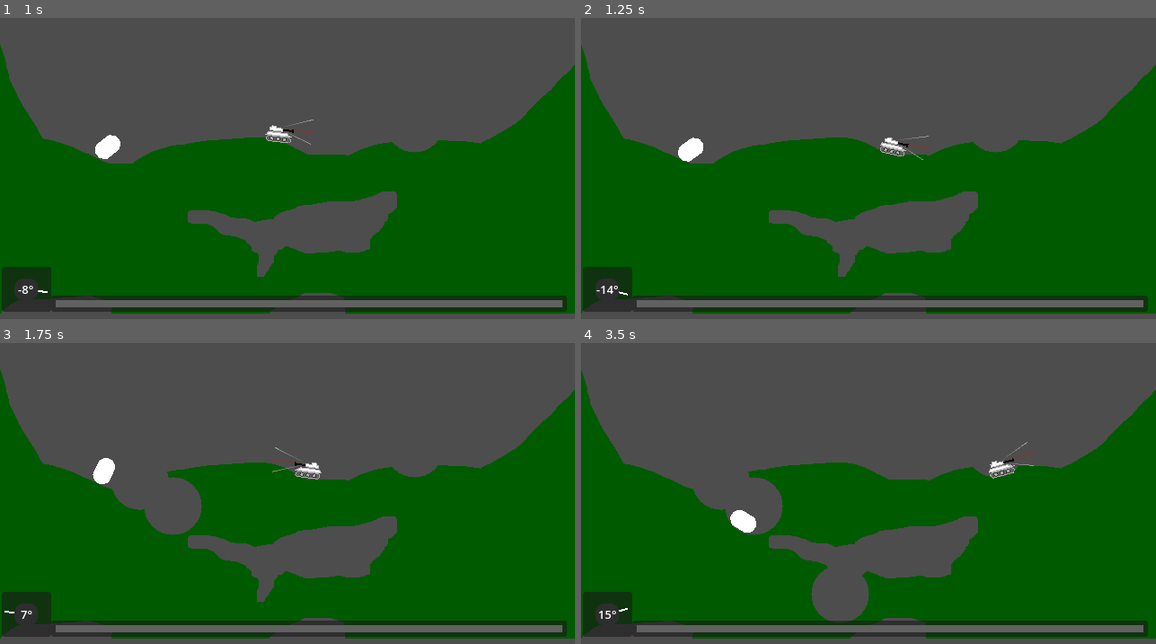
Above: before the commit, frames 1-4 (two rows, left to right).
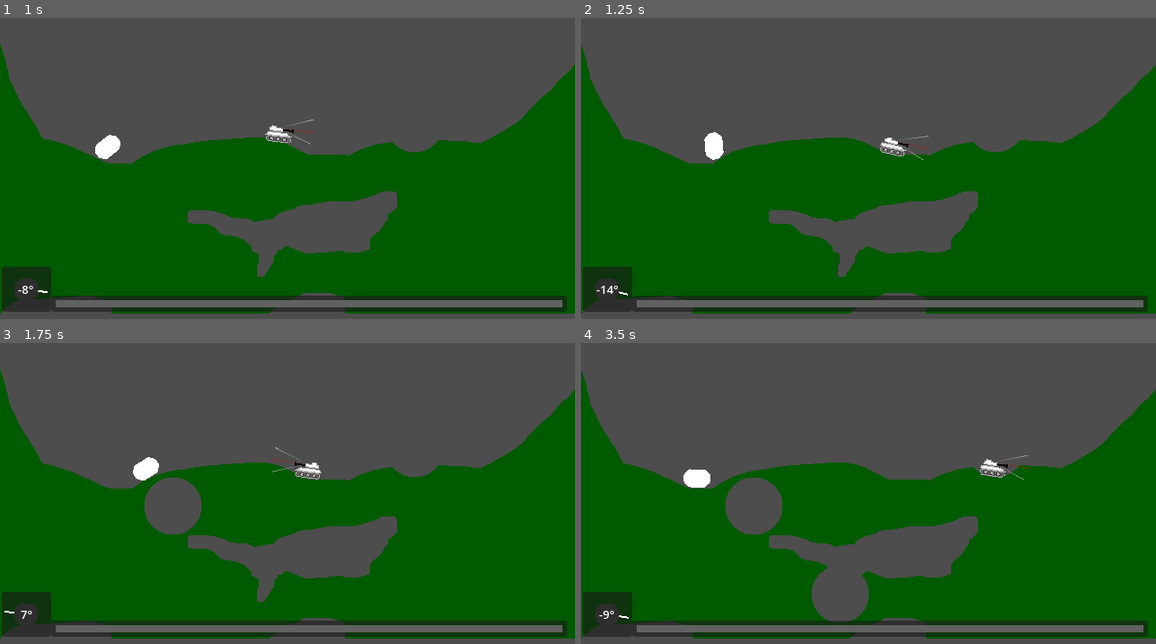
Above: after the commit, the same moments.

Repository: romaindurand/balistica
Game: Godot game, scene res://scenes/game.tscn
The game is run twice, just before and just after one commit, with the same random seed, the same clock (stepped at 60 frames per second) and the same inputs.
Inputs (mouse positions are in pixels of both pictures, inside the frame that each line leads up to):
- Up to frame 1 (1 s): move the mouse to (414, 123) at 0.52 s; hold Right (move_right) from 0.53 s (still down); tap Down (aim_down) at 0.6 s; click (414, 123) at 0.67 s
- Up to frame 2 (1.25 s): keep holding Right (move_right)
- Up to frame 3 (1.75 s): move the mouse to (172, 505) at 1.27 s; release Right (move_right) at 1.28 s; hold Left (move_left) from 1.28 s (still down); tap Up (aim_up) at 1.35 s; click (172, 505) at 1.42 s
- Up to frame 4 (3.5 s): move the mouse to (926, 349) at 2.02 s; release Left (move_left) at 2.03 s; hold Right (move_right) from 2.03 s (still down); tap Down (aim_down) at 2.1 s; click (926, 349) at 2.17 s; move the mouse to (839, 592) at 2.77 s; tap Up (aim_up) at 2.85 s; click (839, 592) at 2.92 s

Frame 1 is identical in both runs. In frame 2, 0.5% of the frame differs, in the area x 16-25%, y 37-48%; in frame 3, 0.9%; in frame 4, 1.3%, in the area x 3-79%, y 32-92%.

Commit message:
allow player to un-freeze when map collisions change below

Diff:
--- a/scenes/game.tscn
+++ b/scenes/game.tscn
@@ -3,7 +3,6 @@
 [ext_resource type="PackedScene" uid="uid://4qwkd0go1qgu" path="res://scenes/player.tscn" id="1_uwrxv"]
 [ext_resource type="PackedScene" uid="uid://c04x1605wd0bi" path="res://scenes/map.tscn" id="2_yqjtg"]
 [ext_resource type="PackedScene" uid="uid://kmxsgjidxd16" path="res://scenes/hud.tscn" id="3_lnu2h"]
-[ext_resource type="PackedScene" uid="uid://c2g3r5h6qqi68" path="res://scenes/bullet.tscn" id="4_lbhrr"]
 
 [sub_resource type="CapsuleShape2D" id="CapsuleShape2D_yqjtg"]
 
@@ -38,7 +37,4 @@
 [node name="Player" parent="." unique_id=1824149912 instance=ExtResource("1_uwrxv")]
 position = Vector2(-49, -45)
 
-[node name="Bullet" parent="." unique_id=1059371878 instance=ExtResource("4_lbhrr")]
-position = Vector2(-177, -606)
-
 [connection signal="angle_changed" from="Player" to="HUD" method="update_player_angle"]
--- a/scripts/map.gd
+++ b/scripts/map.gd
@@ -1,6 +1,8 @@
 extends Node2D
 
 const MarchingSquaresScene = preload("res://scripts/marching_squares.gd")
+
+signal collisions_changed(changed_global_rect: Rect2)
 
 @onready var sprite: Sprite2D = $Sprite2D
 @onready var collisions_root: CollisionObject2D = $StaticBody2D
@@ -17,6 +19,8 @@
 const SAMPLING_RADIUS_SCALE := 0.75
 
 func _ready():
+	add_to_group("destructible_maps")
+
 	image = sprite.texture.get_image()
 
 	texture = ImageTexture.create_from_image(image)
@@ -85,6 +89,7 @@
 
 	texture.update(image)
 	update_collisions_in_rect(min_x, min_y, max_x, max_y)
+	collisions_changed.emit(_image_rect_to_global_rect(Rect2i(min_x, min_y, max_x - min_x + 1, max_y - min_y + 1)))
 
 
 func _clear_all_collision_polygons():
@@ -109,6 +114,27 @@
 	var max_x := clampi(chunk_origin.x + COLLISION_CHUNK_SIZE + COLLISION_CHUNK_MARGIN, 0, image.get_width())
 	var max_y := clampi(chunk_origin.y + COLLISION_CHUNK_SIZE + COLLISION_CHUNK_MARGIN, 0, image.get_height())
 	return Rect2i(min_x, min_y, max_x - min_x, max_y - min_y)
+
+
+func _image_rect_to_global_rect(image_rect: Rect2i) -> Rect2:
+	var local_position := Vector2(image_rect.position) + get_image_origin_offset()
+	var local_size := Vector2(image_rect.size)
+	var corners := [
+		to_global(local_position),
+		to_global(local_position + Vector2(local_size.x, 0.0)),
+		to_global(local_position + Vector2(0.0, local_size.y)),
+		to_global(local_position + local_size)
+	]
+	var min_position: Vector2 = corners[0]
+	var max_position: Vector2 = corners[0]
+
+	for corner in corners:
+		min_position.x = minf(min_position.x, corner.x)
+		min_position.y = minf(min_position.y, corner.y)
+		max_position.x = maxf(max_position.x, corner.x)
+		max_position.y = maxf(max_position.y, corner.y)
+
+	return Rect2(min_position, max_position - min_position)
 
 
 func _remove_collision_chunk(chunk: Vector2i):
--- a/scripts/player.gd
+++ b/scripts/player.gd
@@ -26,6 +26,7 @@
 @export var min_grounded_wheels_to_freeze: int = 2
 @export var wheel_idle_brake_enabled: bool = true
 @export var wheel_idle_brake_torque: float = 2000.0
+@export var map_collision_wheel_wake_size: Vector2 = Vector2(24.0, 24.0)
 
 @export_group("Aim")
 @export var aim_angle_adjustment_speed: float = 45.0
@@ -46,6 +47,7 @@
 func _ready() -> void:
 	_collect_wheels()
 	_facing_right = not $Sprite2D.flip_h
+	call_deferred("_connect_destructible_maps")
 	call_deferred("_emit_current_angle")
 
 
@@ -125,6 +127,37 @@
 	freeze = value
 
 
+func _connect_destructible_maps() -> void:
+	var callback := Callable(self, "_on_map_collisions_changed")
+	for map in get_tree().get_nodes_in_group("destructible_maps"):
+		if map.has_signal(&"collisions_changed") and not map.is_connected(&"collisions_changed", callback):
+			map.connect(&"collisions_changed", callback)
+
+
+func _on_map_collisions_changed(changed_global_rect: Rect2) -> void:
+	if not _hull_frozen:
+		return
+	if not _changed_rect_overlaps_wheel_support(changed_global_rect):
+		return
+
+	_idle_time = 0.0
+	_set_hull_frozen(false)
+
+
+func _changed_rect_overlaps_wheel_support(changed_global_rect: Rect2) -> bool:
+	if _wheels.is_empty():
+		_collect_wheels()
+
+	for wheel in _wheels:
+		if is_instance_valid(wheel) and changed_global_rect.intersects(_get_wheel_collision_wake_rect(wheel)):
+			return true
+	return false
+
+
+func _get_wheel_collision_wake_rect(wheel: RigidBody2D) -> Rect2:
+	return Rect2(wheel.global_position - map_collision_wheel_wake_size * 0.5, map_collision_wheel_wake_size)
+
+
 func _get_grounded_wheel_count() -> int:
 	var grounded_count: int = 0
 	for wheel in _wheels:
